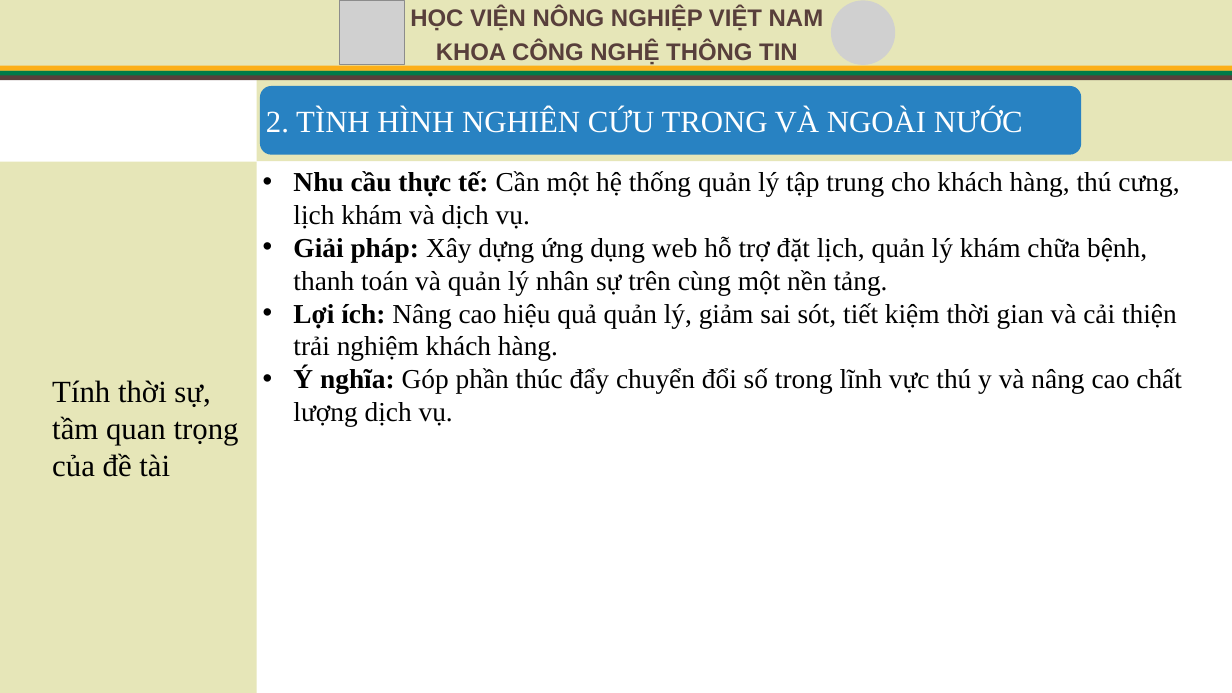
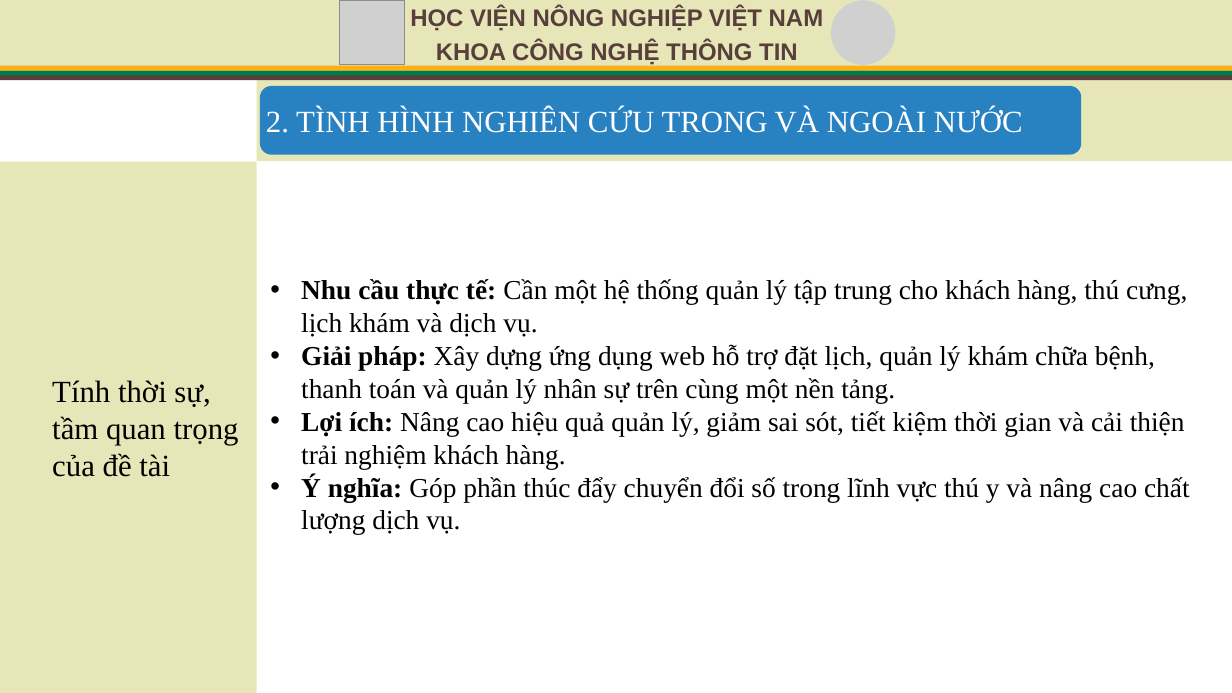
Before and after one commit to HungTran1412/veterinary-clinic-api, a slide deck: slide 11 of VeterinaryClinic.API/wwwroot/Document/TrinhChieu_KLTN.pptx. Drawn at 1232x693 pixels with LibreOffice and Linux fonts; fonts in the diff are those of the drawing; grey boxes stand for pictures. Boxes give left, top, right and bottom in pixels: in the first picture for what was removed or moved away, otherwise in the second. Text is boxed around its words. In the diff, an @@ line names an element or a change of style, - is before the commit and + after.

```diff
--- a/VeterinaryClinic.API/wwwroot/Document/TrinhChieu_KLTN.pptx
+++ b/VeterinaryClinic.API/wwwroot/Document/TrinhChieu_KLTN.pptx
@@ text "Nhu cầu thực tế: Cần ...": place and size @@
-text "Nhu cầu thực tế: Cần ..." at (293,171,1182,426)
+text "Nhu cầu thực tế: Cần ..." at (301,279,1190,535)
```
Also in this commit, not shown: 2 other slides changed, 1 other file.
